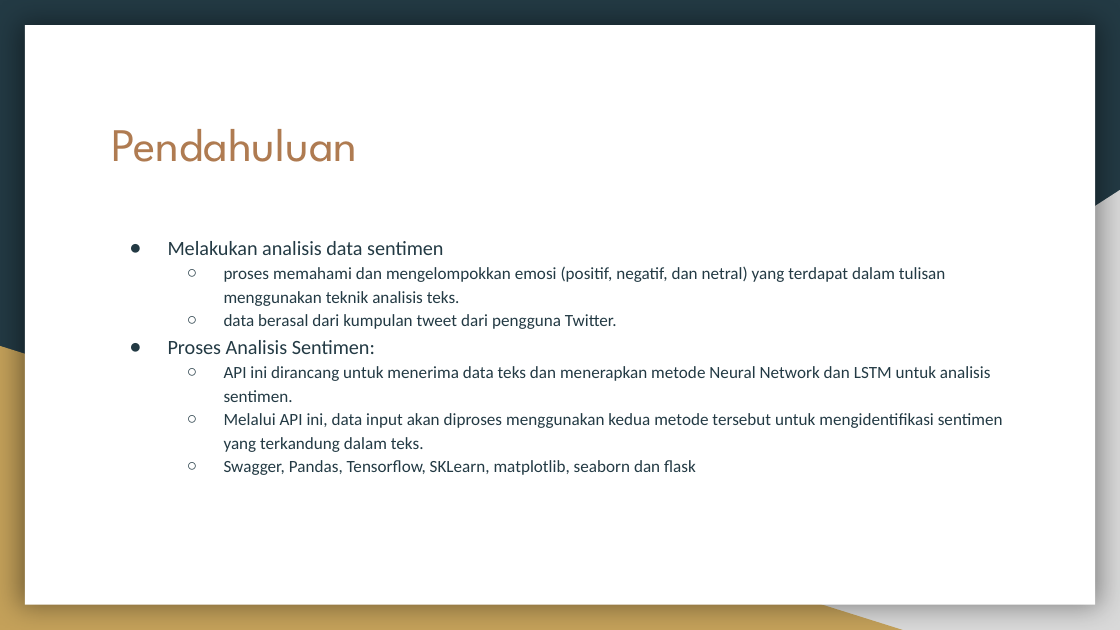
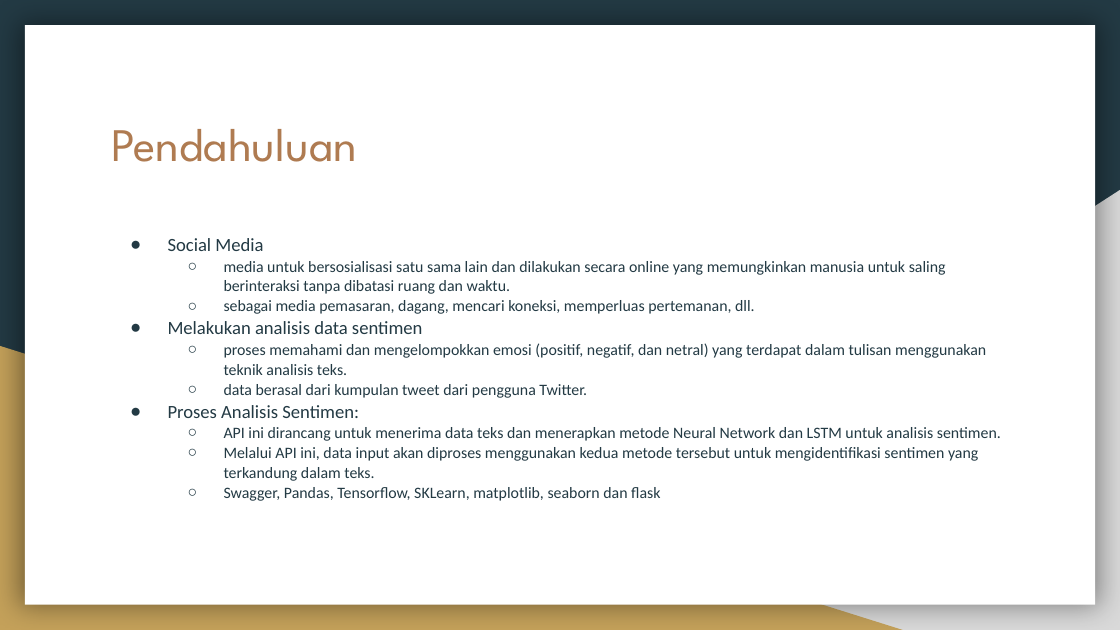
Before and after one commit to raihaneka50908/F_DSC2200908_08_Raihan_hate-speech_Platinum, a slide deck: slide 2 of Challenge Platinum_ Membuat API untuk Analisis Sentimen dan Laporan Analisis Data berdasarkan Sentimen.pptx. Drawn at 1120x630 pixels with LibreOffice and Linux fonts; fonts in the diff are those of the drawing. Boxes give left, top, right and bottom in pixels: in the first picture for what was removed or moved away, otherwise in the second. Text is boxed around its words. In the diff, an @@ line names an element or a change of style, - is before the commit and + after.

Commit message:
Update Challenge Platinum_ Membuat API untuk Analisis Sentimen dan Laporan Analisis Data berdasarkan Sentimen.pptx
Tambahan pada pendahuluan

```diff
--- a/Challenge Platinum_ Membuat API untuk Analisis Sentimen dan Laporan Analisis Data berdasarkan Sentimen.pptx
+++ b/Challenge Platinum_ Membuat API untuk Analisis Sentimen dan Laporan Analisis Data berdasarkan Sentimen.pptx
@@ text at [168, 238, 946, 314]: paragraphs added @@
+● Social Media
+  ○ media untuk bersosialisasi satu sama lain dan dilakukan secara online yang memungkinkan manusia untuk saling berinteraksi tanpa dibatasi ruang dan waktu.
+  ○ sebagai media pemasaran, dagang, mencari koneksi, memperluas pertemanan, dll.
@@ text at [168, 343, 1001, 501]: size 13 to 12 pt in "Melakukan analisis data sentimen", "Proses Analisis Sentimen:"; size 11 to 10.2 pt in "proses memahami dan mengelompokkan emosi (positif, negatif, ...", "data berasal dari kumpulan tweet dari pengguna ...", "API ini dirancang untuk menerima data teks ...", "Melalui API ini, data input akan diproses ..." and 1 more places; indent changed; line spacing 1.15 to 1.05 @@
```
